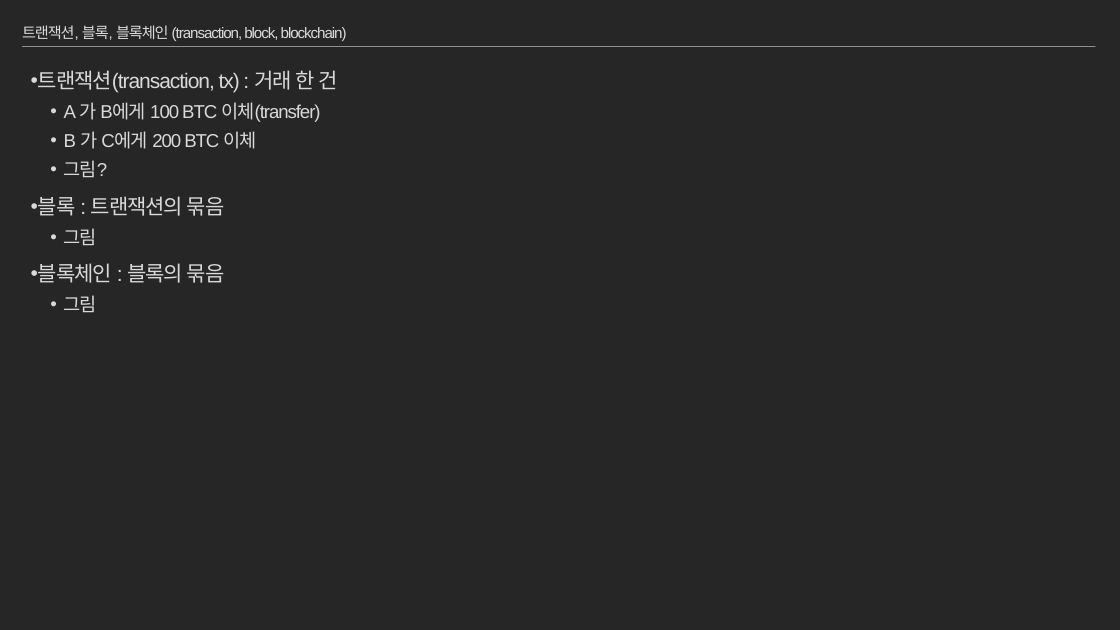
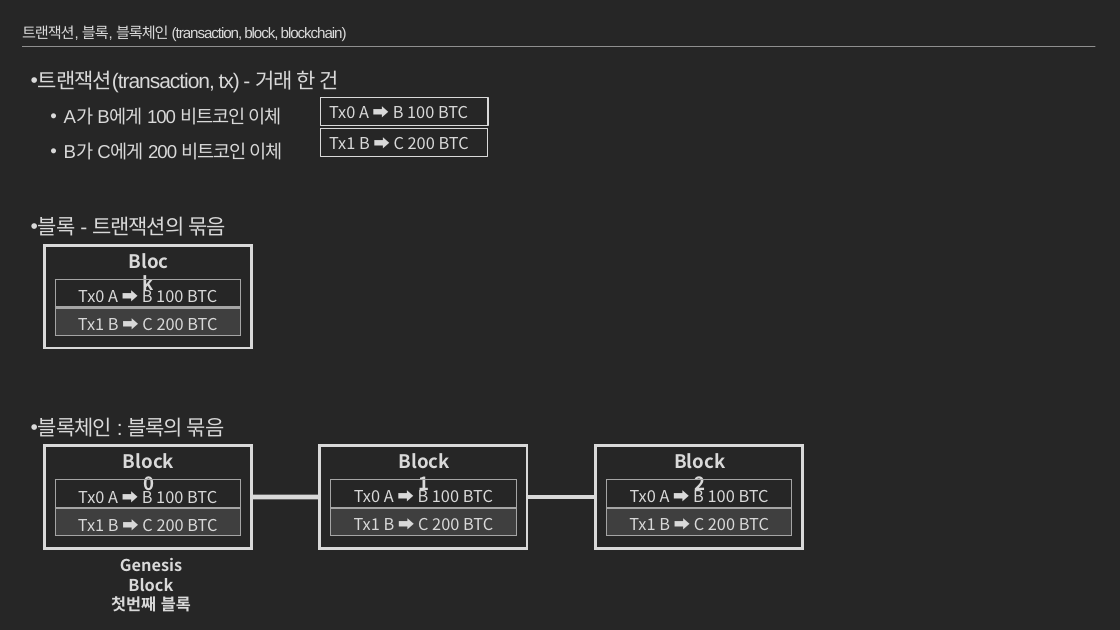
Before and after one commit to moss0801/blockchain-doc, a slide deck: slide 27 of General/Blockchain Part1.pptx (slide 26 before the commit). Drawn at 1120x630 pixels with LibreOffice and Linux fonts; fonts in the diff are those of the drawing. Boxes give left, top, right and bottom in pixels: in the first picture for what was removed or moved away, otherwise in the second. Text is boxed around its words. In the diff, an @@ line names an element or a change of style, - is before the commit and + after.

Commit message:
hash, symmentic-key, public-key,(tx,block,blockchain)

```diff
--- a/General/Blockchain Part1.pptx
+++ b/General/Blockchain Part1.pptx
@@ text at <box>38,70,339,236</box>: text changed; size 16 to 18 pt @@
-• 트랜잭션(transaction, tx) : 거래 한 건
-  • A 가 B에게 100 BTC 이체(transfer)
-  • B 가 C에게 200 BTC 이체
-  • 그림?
-• 블록 : 트랜잭션의 묶음
-  • 그림
+• 트랜잭션(transaction, tx) - 거래 한 건
+  • A가 B에게 100 비트코인 이체
+  • B가 C에게 200 비트코인 이체
+• 블록 - 트랜잭션의 묶음
@@ rectangle added at <box>321,97,488,126</box>, outline #D9D9D9 1 pt, 14 pt, text #D9D9D9 @@
+Tx0 A ➡ B 100 BTC
@@ rectangle added at <box>321,129,487,157</box>, outline #D9D9D9 1 pt, 14 pt, text #D9D9D9 @@
+Tx1 B ➡ C 200 BTC
@@ rectangle added at <box>45,245,252,348</box>, outline #D9D9D9 2.5 pt @@
@@ text added at <box>116,245,181,276</box>, 16 pt, text #D9D9D9, bold @@
+Block
@@ table added at <box>55,280,241,340</box>, 2 rows, 1 columns @@
+Tx0 A ➡ B 100 BTC
+Tx1 B ➡ C 200 BTC
@@ text at <box>64,295,97,313</box>: paragraph removed @@
-  • 그림
@@ rectangle added at <box>45,446,252,549</box>, outline #D9D9D9 2.5 pt @@
@@ rectangle added at <box>320,446,528,549</box>, outline #D9D9D9 2.5 pt @@
@@ rectangle added at <box>596,446,803,549</box>, outline #D9D9D9 2.5 pt @@
@@ text added at <box>123,453,174,496</box>, 16 pt, text #D9D9D9, bold @@
+Block 0
@@ text added at <box>399,453,450,496</box>, 16 pt, text #D9D9D9, bold @@
+Block 1
@@ text added at <box>674,453,725,496</box>, 16 pt, text #D9D9D9, bold @@
+Block 2
@@ table added at <box>55,480,241,540</box>, 2 rows, 1 columns @@
+Tx0 A ➡ B 100 BTC
+Tx1 B ➡ C 200 BTC
@@ line added from (251, 497) to (320, 497), #D9D9D9 4 pt @@
@@ table added at <box>331,480,517,540</box>, 2 rows, 1 columns @@
+Tx0 A ➡ B 100 BTC
+Tx1 B ➡ C 200 BTC
@@ line added from (527, 497) to (596, 497), #D9D9D9 4 pt @@
@@ table added at <box>607,480,792,540</box>, 2 rows, 1 columns @@
+Tx0 A ➡ B 100 BTC
+Tx1 B ➡ C 200 BTC
@@ text added at <box>111,558,191,612</box>, 14 pt, text #D9D9D9, bold @@
+Genesis Block
+첫번째 블록
```
Also in this commit, not shown: 16 other slides changed, 3 slides added.
